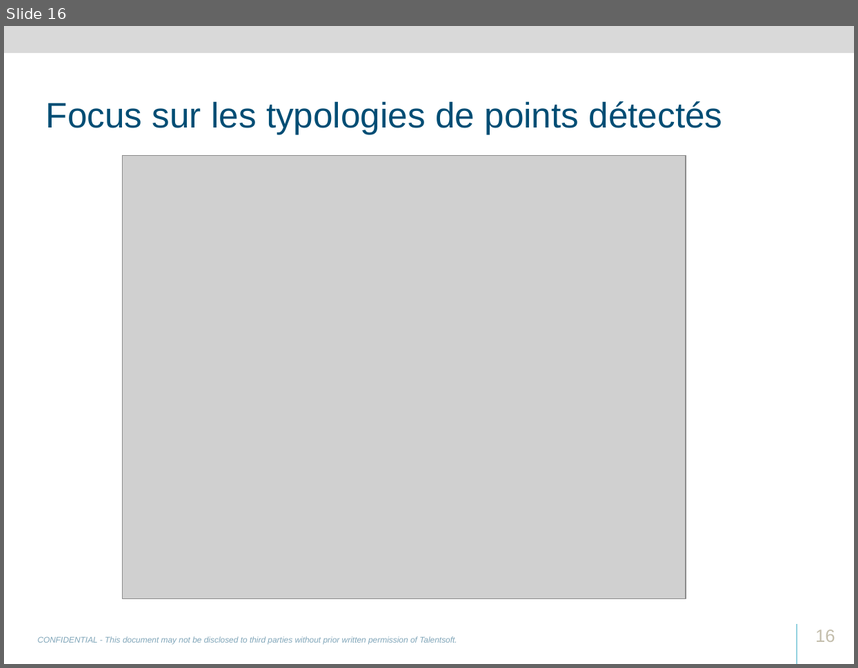
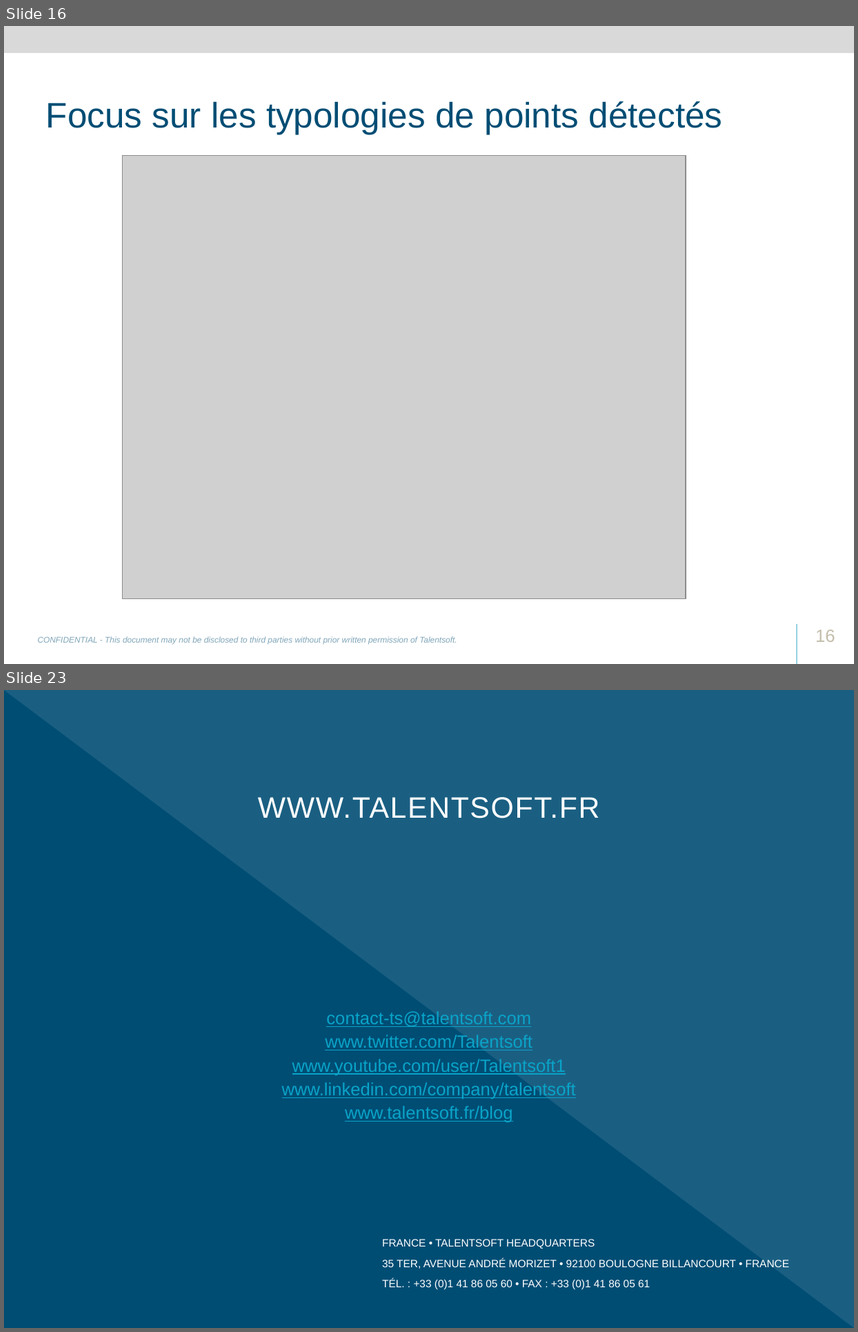
Before and after one commit to svanacker/cen-info-kinect, a slide deck: Talentsoft-RD-Academy-Kinect.pptx. Shown one above the other, each under a label of ours: slide 16 before the commit, slides 16 and 23 after it; the slides between them are not shown. The pictures are 858x668 and 858x1332 pixels, drawn with LibreOffice and Linux fonts; fonts in the diff are those of the drawing; grey boxes stand for pictures; background and template pictures are left out. Boxes give left, top, right and bottom in pixels: in the first picture for what was removed or moved away, otherwise in the second. Text is boxed around its words. In the diff, an @@ line names an element or a change of style, - is before the commit and + after.

Commit message:
Update the Powerpoint presentation, Add Stop / Start / Left / Right commands from Vocal

```diff
--- a/Talentsoft-RD-Academy-Kinect.pptx
+++ b/Talentsoft-RD-Academy-Kinect.pptx
@@ slide 23 added at [4,690,854,1328], background #FFFFFF @@
@@ rectangle added at [4,690,854,1328], fill #004D74 @@
@@ right triangle added at [4,690,854,1328], fill #FFFFFF at 10% opacity @@
@@ text added at [258,797,600,818], 25 pt, text #FFFFFF @@
+WWW.TALENTSOFT.FR
@@ text added at [282,1011,576,1122], 15 pt, text #0AA3C8, underline @@
+contact-ts@talentsoft.com
+www.twitter.com/Talentsoft
+www.youtube.com/user/Talentsoft1
+www.linkedin.com/company/talentsoft
+www.talentsoft.fr/blog
@@ text added at [382,1239,789,1290], 9 pt, text #FFFFFF @@
+FRANCE • TALENTSOFT HEADQUARTERS
+35 TER, AVENUE ANDRÉ MORIZET • 92100 BOULOGNE BILLANCOURT • FRANCE
+TÉL. : +33 (0)1 41 86 05 60 • FAX : +33 (0)1 41 86 05 61
```
Also in this commit, not shown: 4 slides changed, 8 other slides added, 2 slides removed, 4 other files.
